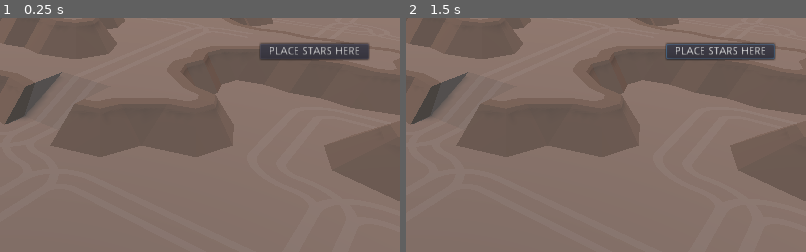
Above: before the commit, frames 1-2 (left to right).
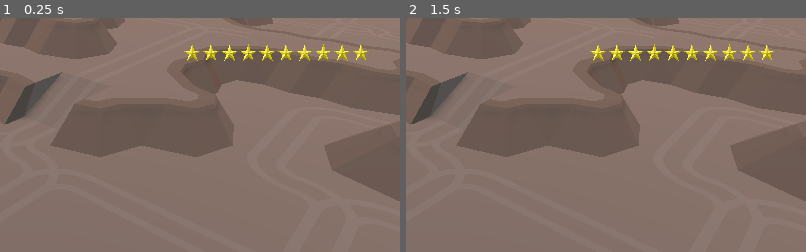
Above: after the commit, the same moments.

Repository: GameDrivenDesign/crusaders-guide-to-die-ning
Game: Godot game, scene res://game/game.tscn
Two runs of this game, one before a commit and one after it. Both use one fixed random seed, a clock stepped at 60 frames per second and the inputs below.
Inputs (mouse positions are % of the whole screen's width and height, from its top left):
- Up to frame 1 (0.25 s): no input
- Up to frame 2 (1.5 s): click (89, 7) at 0.5 s, where only the run before the commit has a clickable "PLACE STARS HERE"; tap Enter (ui_accept) at 1.25 s; move the mouse to (72, 45) at 1.27 s; hold Right (ui_right) from 1.28 s (still down); click (72, 45) at 1.35 s
The pictures show only the part of the screen within x 50-100%, y 0-50%; the shares and areas given below are measured in that part.

The runs differ from the first frame. In frame 1, 2.4% of the frame differs, in the area x 46-93%, y 10-19%; in frame 2, 2.4%.
Error in both runs: Assertion failed. (res://addons/multiplayer/NetworkGame.gd:84)

Commit message:
add star display

Diff:
--- a/astronaut/astronaut.gd
+++ b/astronaut/astronaut.gd
@@ -28,13 +28,19 @@
 	get_parent().add_child(p)
 	p.global_transform.origin = pos + Vector3(0, 0.3, 0)
 
+remotesync func decrement_star_count():
+	$"../Camera/hud/star_display".decrement_star_count()
+
 func _physics_process(delta):
 	if not target_node:
 		return
 	var target = get_target_position()
-	if target.distance_to(global_transform.origin) < 3:
+	if target.distance_to(global_transform.origin) < 3: # restaurant reached!
 		rpc("spawn_food", global_transform.origin)
+
+		rpc("decrement_star_count")
 		$Sync.remove()
+
 		return
 
 	var current_target = get_current_target()
--- a/game/game.tscn
+++ b/game/game.tscn
@@ -1,9 +1,11 @@
-[gd_scene load_steps=5 format=2]
+[gd_scene load_steps=7 format=2]
 
 [ext_resource path="res://addons/multiplayer/NetworkGame.gd" type="Script" id=1]
 [ext_resource path="res://alien/alien.tscn" type="PackedScene" id=2]
 [ext_resource path="res://game/game.gd" type="Script" id=3]
 [ext_resource path="res://levels/level_with_nav.tscn" type="PackedScene" id=4]
+[ext_resource path="res://assets/star.png" type="Texture" id=5]
+[ext_resource path="res://scripts/star_display.gd" type="Script" id=6]
 
 [node name="NetworkGame" type="Node"]
 script = ExtResource( 1 )
@@ -28,11 +30,25 @@
 [node name="hud" type="CanvasLayer" parent="game/Camera"]
 
 [node name="Button" type="Button" parent="game/Camera/hud"]
+visible = false
 margin_left = 845.0
 margin_top = 33.0
 margin_right = 984.0
 margin_bottom = 53.0
 text = "PLACE STARS HERE"
+__meta__ = {
+"_edit_use_anchors_": false
+}
+
+[node name="star_display" type="TextureRect" parent="game/Camera/hud"]
+margin_left = 746.0
+margin_top = 33.0
+margin_right = 12746.0
+margin_bottom = 1182.0
+rect_scale = Vector2( 0.02, 0.02 )
+texture = ExtResource( 5 )
+stretch_mode = 2
+script = ExtResource( 6 )
 __meta__ = {
 "_edit_use_anchors_": false
 }
--- /dev/null
+++ b/scripts/star_display.gd
@@ -0,0 +1,17 @@
+extends TextureRect
+
+var current_star_count = 10
+export var texture_size = 1200
+
+# Called when the node enters the scene tree for the first time.
+func _ready():
+	pass # Replace with function body.
+
+func decrement_star_count():
+	current_star_count -= 1
+
+	if current_star_count <= 0:
+		print("game over")
+		return
+
+	self.rect_size.x -= texture_size
Binary file added: assets/star.png
